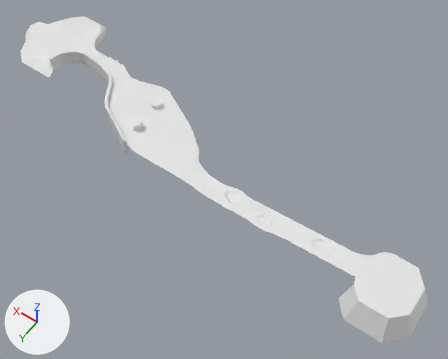
Renders of the Blender file DemoLevel/Terrain/DemoSpawnArea2.blend from each side of a commit.
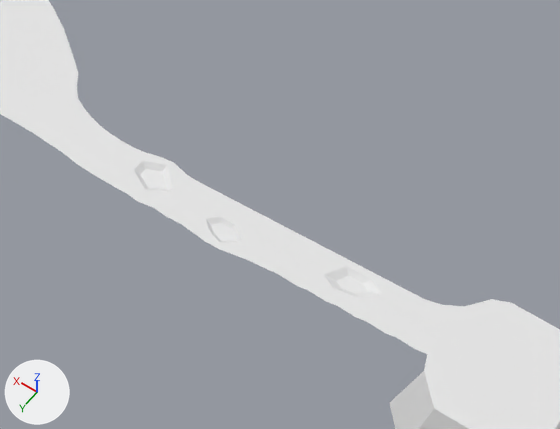
The first picture shows the older version from a 50 mm lens placed at (-141.4, 112.8, 149.7), pointed at (-68.9, 11.4, -9.7). The close-ups show the older and then the newer version on the part from 37% to 93% of the width and 33% to 86% of the height of that picture. Only the edits that show in the close-ups are written down. Lighting does not change. The marker at lower left points along +X, +Y and +Z.

Objects in the first close-up: 'Plane-col'.
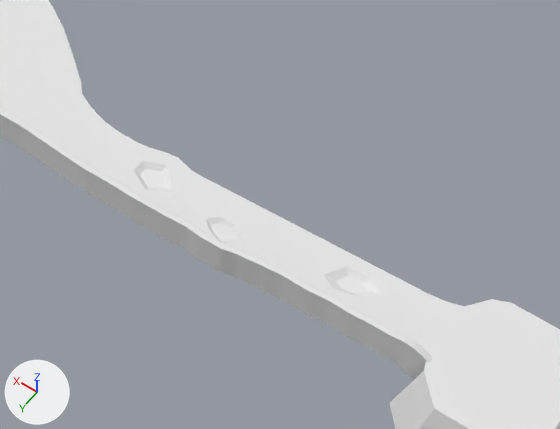
Patch to the scene script:
```diff
--- a/DemoLevel/Terrain/DemoSpawnArea2.blend.py
+++ b/DemoLevel/Terrain/DemoSpawnArea2.blend.py
@@ me_plane_002 @@
 me_plane_002.from_pydata(...)  # 355 vertices, 377 faces, 1 loose edge; spans x -142.0..32.0, y -19.0..34.0, z -7.0..3.0
+# me_plane_002 part 1: 30 of the vertices in x -120.0..-63.0, y 17.0..21.0, z 3.0 are moved by (0.0, -1.0, 0.0)
@@ cu_béziercurve @@
 cu_béziercurve.dimensions = '3D'
-_sp = cu_béziercurve.splines.new('BEZIER'); _sp.bezier_points.add(6)
-_sp.bezier_points.foreach_set('co', [-43.69, 19.03, 0.0, -28.73, 10.96, 0.0, -21.9, 1.154, 0.0, -14.84, -2.547, 0.0, -5.591, -4.197, 0.0, 1.982, -0.181, 0.0, 3.345, 5.293, 0.0])
-_sp.bezier_points.foreach_set('handle_left', [-44.27, 19.44, 0.0, -29.31, 11.36, 0.0, -22.36, 1.69, 0.0, -15.51, -2.309, 0.0, -6.289, -4.083, 0.0, 0.305, -2.366, 0.0, 3.336, 4.31, 0.0])
-_sp.bezier_points.foreach_set('handle_right', [-41.2, 17.29, 0.0, -26.24, 9.21, 0.0, -19.91, -1.152, 0.0, -12.29, -3.459, 0.0, -2.781, -4.656, 0.0, 3.66, 2.004, 0.0, 3.353, 6.293, 0.0])
-for _p, _l, _r in zip(_sp.bezier_points, ['ALIGNED', 'ALIGNED', 'ALIGNED', 'ALIGNED', 'ALIGNED', 'ALIGNED', 'ALIGNED'], ['ALIGNED', 'ALIGNED', 'ALIGNED', 'ALIGNED', 'ALIGNED', 'ALIGNED', 'ALIGNED']): _p.handle_left_type = _l; _p.handle_right_type = _r
+_sp = cu_béziercurve.splines.new('BEZIER'); _sp.bezier_points.add(23)
+_sp.bezier_points.foreach_set('co', [-126.1, 19.35, -1.48, -121.1, 19.4, 0.0, -117.3, 19.52, 0.0, -114.7, 19.69, 0.0, -112.0, 19.62, 0.0, -108.6, 19.83, 0.0, -105.5, 19.81, 0.0, -102.7, 20.05, 0.0, -99.41, 20.39, 0.0, -96.5, 20.94, 0.0, -93.92, 20.94, 0.0, -91.46, 20.73, 0.0, -87.75, 20.87, 0.0, -82.64, 20.94, 0.0, -75.43, 20.87, 0.0, -63.91, 20.08, 0.0, -51.07, 20.18, 0.0, -43.47, 18.83, 0.0, -28.73, 10.96, 0.0, -21.9, 1.154, 0.0, -14.84, -2.547, 0.0, -5.591, -4.197, 0.0, 1.982, -0.181, 0.0, 3.345, 5.293, 0.0])
+_sp.bezier_points.foreach_set('handle_left', [-128.5, 19.06, -1.48, -123.6, 19.11, 0.0, -118.0, 19.52, 0.0, -115.4, 19.69, 0.0, -112.7, 19.62, 0.0, -109.3, 19.83, 0.0, -106.2, 19.81, 0.0, -103.4, 20.05, 0.0, -100.1, 20.39, 0.0, -97.2, 20.94, 0.0, -94.62, 20.94, 0.0, -92.16, 20.73, 0.0, -88.45, 20.87, 0.0, -83.34, 20.98, 0.0, -76.14, 20.91, 0.0, -64.62, 20.07, 0.0, -51.78, 20.17, 0.0, -44.05, 19.23, 0.0, -29.31, 11.36, 0.0, -22.36, 1.69, 0.0, -15.51, -2.309, 0.0, -6.289, -4.083, 0.0, 0.305, -2.366, 0.0, 3.336, 4.31, 0.0])
+_sp.bezier_points.foreach_set('handle_right', [-124.9, 19.49, -1.48, -120.0, 19.54, 0.0, -116.1, 19.52, 0.0, -113.5, 19.69, 0.0, -110.8, 19.62, 0.0, -107.4, 19.83, 0.0, -104.4, 19.81, 0.0, -101.5, 20.05, 0.0, -98.24, 20.39, 0.0, -95.32, 20.94, 0.0, -92.74, 20.94, 0.0, -90.28, 20.73, 0.0, -83.75, 20.87, 0.0, -78.64, 20.72, 0.0, -71.44, 20.65, 0.0, -59.89, 20.12, 0.0, -47.05, 20.23, 0.0, -40.98, 17.08, 0.0, -26.24, 9.21, 0.0, -19.91, -1.152, 0.0, -12.29, -3.459, 0.0, -2.781, -4.656, 0.0, 3.66, 2.004, 0.0, 3.353, 6.293, 0.0])
+for _p, _l, _r in zip(_sp.bezier_points, ['ALIGNED', 'ALIGNED', 'ALIGNED', 'ALIGNED', 'ALIGNED', 'ALIGNED', 'ALIGNED', 'ALIGNED', 'ALIGNED', 'ALIGNED', 'ALIGNED', 'ALIGNED', 'ALIGNED', 'ALIGNED', 'ALIGNED', 'ALIGNED', 'ALIGNED', 'ALIGNED', 'ALIGNED', 'ALIGNED', 'ALIGNED', 'ALIGNED', 'ALIGNED', 'ALIGNED'], ['ALIGNED', 'ALIGNED', 'ALIGNED', 'ALIGNED', 'ALIGNED', 'ALIGNED', 'ALIGNED', 'ALIGNED', 'ALIGNED', 'ALIGNED', 'ALIGNED', 'ALIGNED', 'ALIGNED', 'ALIGNED', 'ALIGNED', 'ALIGNED', 'ALIGNED', 'ALIGNED', 'ALIGNED', 'ALIGNED', 'ALIGNED', 'ALIGNED', 'ALIGNED', 'ALIGNED']): _p.handle_left_type = _l; _p.handle_right_type = _r
 _sp.order_u = 0
```

What differs and where, as boxes [x1, y1, x2, y2] in the close-ups (560 x 429 px; the box of a moved part takes in the faces that stretch with it):
'BézierCurve-col', reshaped (not visible before)
    after: [0, 107, 433, 380]
part 1 of me_plane_002, moved or reshaped
    before: [0, 74, 464, 354]
    after: [0, 74, 464, 353]
